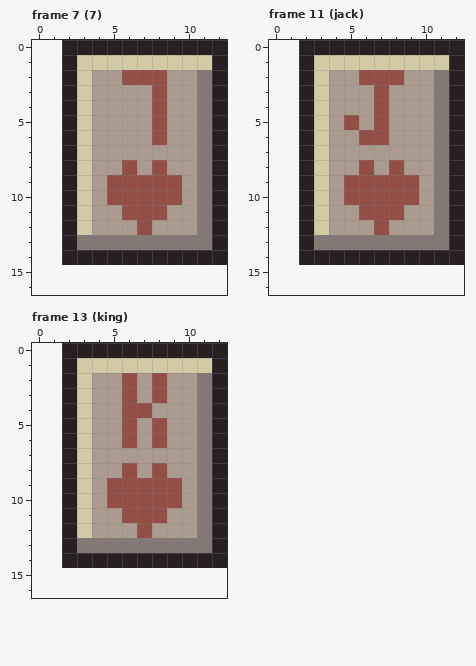
Edited in one commit: pixel-art file (dev/cards.aseprite). This is how it looked before the edit.
11x15 pixels, 14 frames. Shown: frame 7 (7), frame 11 (jack), frame 13 (king). The old version is drawn lined up with the new one, on the new canvas. The commit also changed other frames, which this record leaves out.
The result:
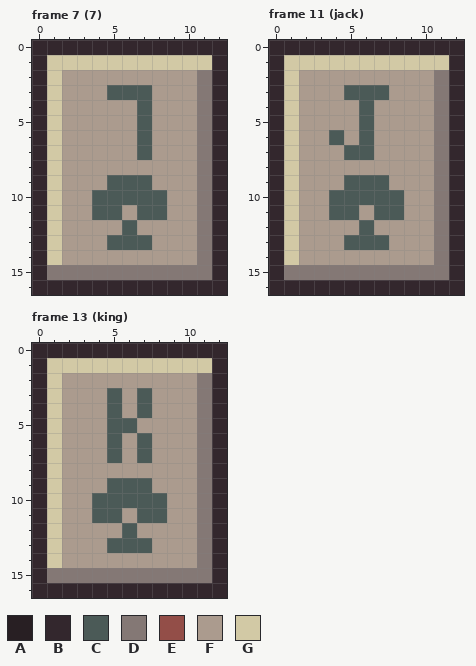
Palette (. is transparent): A #281f23  B #33272d  C #4b5a57  D #847875  E #934e48  F #ab9b8e  G #d2c9a5
Commit: Enlarge small cards in game screen to better suit larger screen size
Edits made:
canvas 11x15 -> 13x17, the old top-left corner now at 2,0
Frame 7 (7):
y 0: x 0..12 ..AAAAAAAAAAA -> BBBBBBBBBBBBB
y 1: x 0..2 ..A -> BGG; x 12 A -> B
y 2: x 0..3 ..AG -> BGFF; x 6..8 EEE -> FFF; x 12 A -> B
y 3: x 0..3 ..AG -> BGFF; x 5..8 FFFE -> CCCF; x 12 A -> B
y 4..6: x 0..3 ..AG -> BGFF; x 7..8 FE -> CF; x 12 A -> B
y 7: x 0..3 ..AG -> BGFF; x 7 F -> C; x 12 A -> B
y 8: x 0..3 ..AG -> BGFF; x 6 E -> F; x 8 E -> F; x 12 A -> B
y 9: x 0..3 ..AG -> BGFF; x 5..9 EEEEE -> CCCFF; x 12 A -> B
y 10: x 0..9 ..AGFEEEEE -> BGFFCCCCCF; x 12 A -> B
y 11: x 0..8 ..AGFFEEE -> BGFFCCFCC; x 12 A -> B
y 12: x 0..3 ..AG -> BGFF; x 6..7 FE -> CF; x 12 A -> B
y 13: x 0..10 ..ADDDDDDDD -> BGFFFCCCFFF; x 12 A -> B
y 14: x 0..12 ..AAAAAAAAAAA -> BGFFFFFFFFFDB
y 15: x 0..12 ............. -> BDDDDDDDDDDDB
y 16: x 0..12 ............. -> BBBBBBBBBBBBB
Frame 11 (jack):
y 0: x 0..12 ..AAAAAAAAAAA -> BBBBBBBBBBBBB
y 1: x 0..2 ..A -> BGG; x 12 A -> B
y 2: x 0..3 ..AG -> BGFF; x 6..8 EEE -> FFF; x 12 A -> B
y 3: x 0..3 ..AG -> BGFF; x 5..7 FFE -> CCC; x 12 A -> B
y 4: x 0..3 ..AG -> BGFF; x 6..7 FE -> CF; x 12 A -> B
y 5: x 0..3 ..AG -> BGFF; x 5..7 EFE -> FCF; x 12 A -> B
y 6: x 0..4 ..AGF -> BGFFC; x 6..7 EE -> CF; x 12 A -> B
y 7: x 0..3 ..AG -> BGFF; x 5..6 FF -> CC; x 12 A -> B
y 8: x 0..3 ..AG -> BGFF; x 6 E -> F; x 8 E -> F; x 12 A -> B
y 9: x 0..3 ..AG -> BGFF; x 5..9 EEEEE -> CCCFF; x 12 A -> B
y 10: x 0..9 ..AGFEEEEE -> BGFFCCCCCF; x 12 A -> B
y 11: x 0..8 ..AGFFEEE -> BGFFCCFCC; x 12 A -> B
y 12: x 0..3 ..AG -> BGFF; x 6..7 FE -> CF; x 12 A -> B
y 13: x 0..10 ..ADDDDDDDD -> BGFFFCCCFFF; x 12 A -> B
y 14: x 0..12 ..AAAAAAAAAAA -> BGFFFFFFFFFDB
y 15: x 0..12 ............. -> BDDDDDDDDDDDB
y 16: x 0..12 ............. -> BBBBBBBBBBBBB
Frame 13 (king):
y 0: x 0..12 ..AAAAAAAAAAA -> BBBBBBBBBBBBB
y 1: x 0..2 ..A -> BGG; x 12 A -> B
y 2: x 0..3 ..AG -> BGFF; x 6 E -> F; x 8 E -> F; x 12 A -> B
y 3: x 0..3 ..AG -> BGFF; x 5..8 FEFE -> CFCF; x 12 A -> B
y 4: x 0..3 ..AG -> BGFF; x 5..7 FEE -> CFC; x 12 A -> B
y 5: x 0..3 ..AG -> BGFF; x 5..6 FE -> CC; x 8 E -> F; x 12 A -> B
y 6: x 0..3 ..AG -> BGFF; x 5..8 FEFE -> CFCF; x 12 A -> B
y 7: x 0..3 ..AG -> BGFF; x 5 F -> C; x 7 F -> C; x 12 A -> B
y 8: x 0..3 ..AG -> BGFF; x 6 E -> F; x 8 E -> F; x 12 A -> B
y 9: x 0..3 ..AG -> BGFF; x 5..9 EEEEE -> CCCFF; x 12 A -> B
y 10: x 0..9 ..AGFEEEEE -> BGFFCCCCCF; x 12 A -> B
y 11: x 0..8 ..AGFFEEE -> BGFFCCFCC; x 12 A -> B
y 12: x 0..3 ..AG -> BGFF; x 6..7 FE -> CF; x 12 A -> B
y 13: x 0..10 ..ADDDDDDDD -> BGFFFCCCFFF; x 12 A -> B
y 14: x 0..12 ..AAAAAAAAAAA -> BGFFFFFFFFFDB
y 15: x 0..12 ............. -> BDDDDDDDDDDDB
y 16: x 0..12 ............. -> BBBBBBBBBBBBB
Boxes around the changes in both pictures, in picture pixels (x1, y1, x2, y2):
changed: (32, 40, 227, 295)
changed: (269, 40, 464, 295)
changed: (32, 343, 227, 598)
